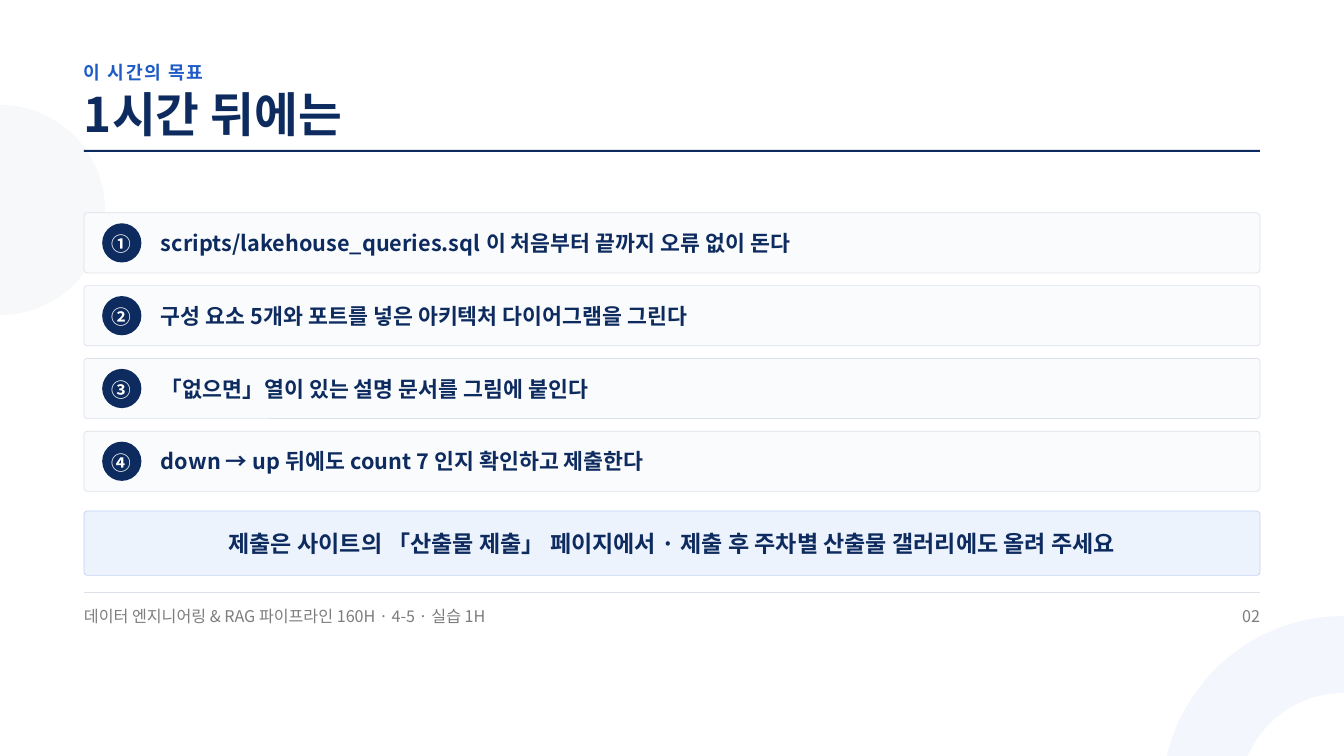
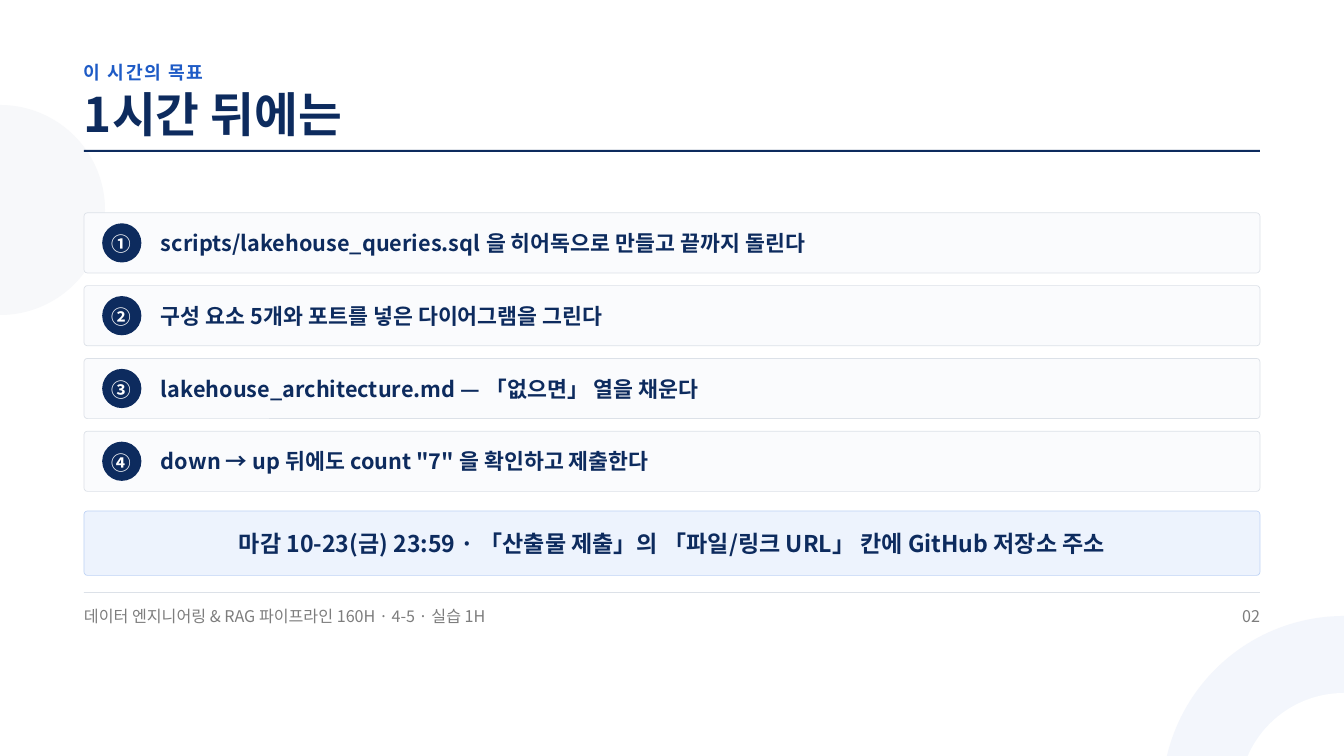
Before and after one commit to aebonlee/materials, a slide deck: slide 2 of data-eng/decks/w4d5s3.pptx. Drawn at 1344x756 pixels with LibreOffice and Linux fonts; fonts in the diff are those of the drawing. Boxes give left, top, right and bottom in pixels: in the first picture for what was removed or moved away, otherwise in the second. Text is boxed around its words. In the diff, an @@ line names an element or a change of style, - is before the commit and + after.

```diff
--- a/data-eng/decks/w4d5s3.pptx
+++ b/data-eng/decks/w4d5s3.pptx
@@ text at (161,233,805,256): text changed @@
-scripts/lakehouse_queries.sql 이 처음부터 끝까지 오류 없이 돈다
+scripts/lakehouse_queries.sql 을 히어독으로 만들고 끝까지 돌린다
@@ text at (161,306,603,326): text changed @@
-구성 요소 5개와 포트를 넣은 아키텍처 다이어그램을 그린다
+구성 요소 5개와 포트를 넣은 다이어그램을 그린다
@@ text at (161,378,699,401): text changed @@
-「없으면」열이 있는 설명 문서를 그림에 붙인다
+lakehouse_architecture.md — 「없으면」 열을 채운다
@@ text at (161,450,649,474): text changed @@
-down → up 뒤에도 count 7 인지 확인하고 제출한다
+down → up 뒤에도 count "7" 을 확인하고 제출한다
@@ text at (239,532,1104,557): text changed @@
-제출은 사이트의 「산출물 제출」 페이지에서 · 제출 후 주차별 산출물 갤러리에도 올려 주세요
+마감 10-23(금) 23:59 · 「산출물 제출」의 「파일/링크 URL」 칸에 GitHub 저장소 주소
```
Also in this commit, not shown: 7 other slides changed, 3 slides added, 2 slides removed, 11 other files.
